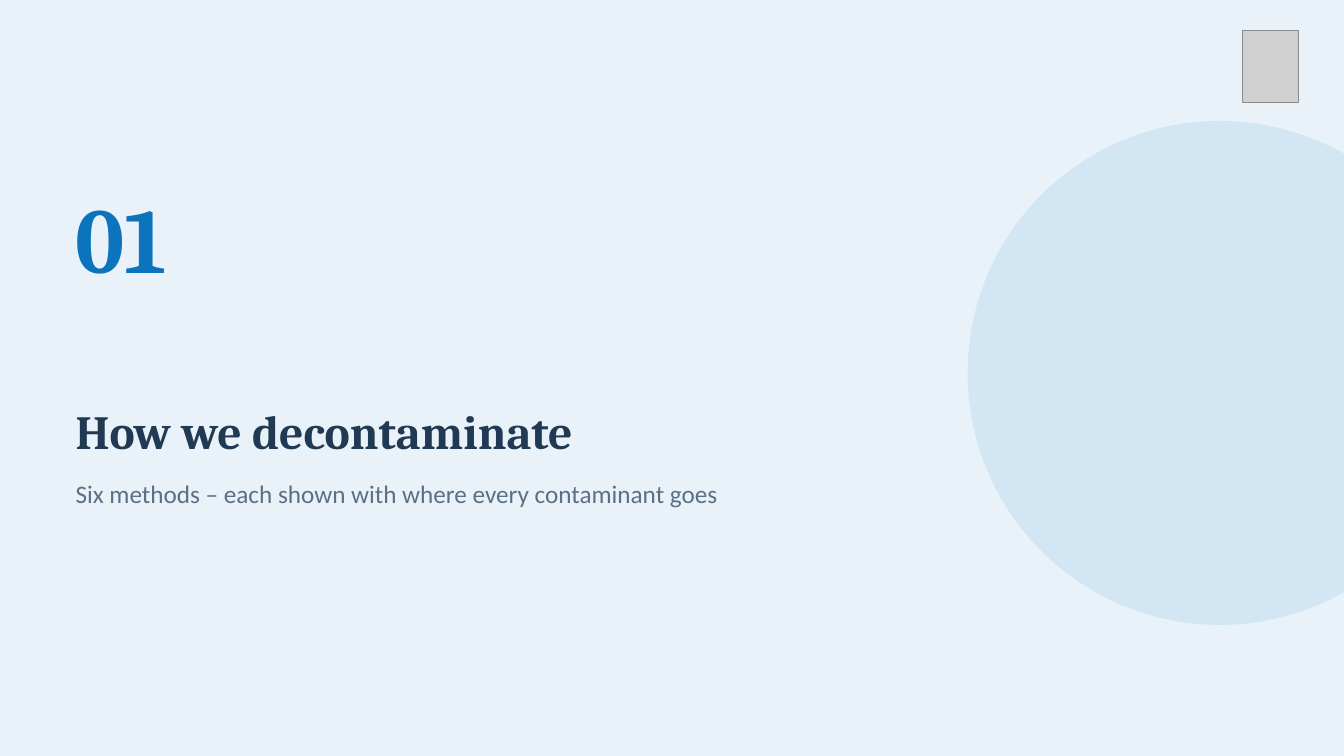
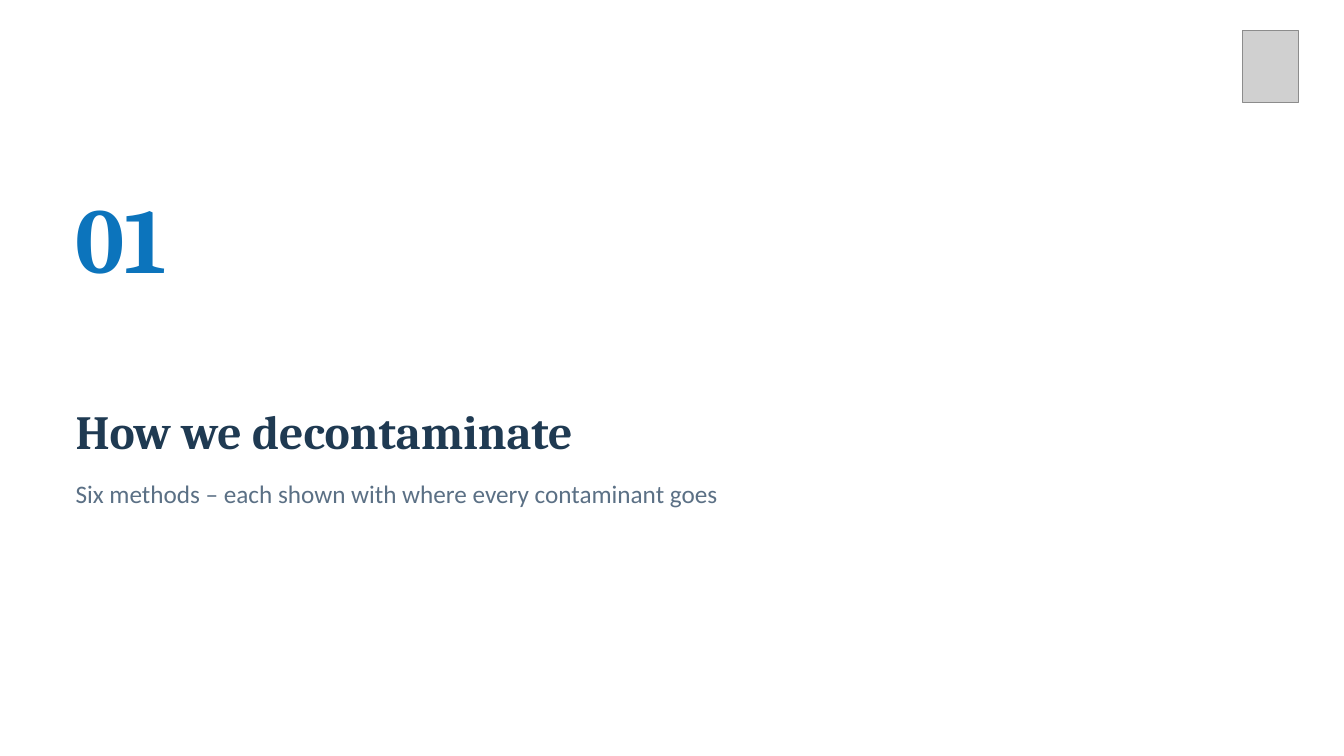
Before and after one commit to mail2ibrahim87/Private, a slide deck: slide 11 of presentations/decontamination/Delight_Decontamination_Combined.pptx. Drawn at 1344x756 pixels with LibreOffice and Linux fonts; fonts in the diff are those of the drawing; grey boxes stand for pictures; background and template pictures are left out. Boxes give left, top, right and bottom in pixels: in the first picture for what was removed or moved away, otherwise in the second. Text is boxed around its words. In the diff, an @@ line names an element or a change of style, - is before the commit and + after.

```diff
--- a/presentations/decontamination/Delight_Decontamination_Combined.pptx
+++ b/presentations/decontamination/Delight_Decontamination_Combined.pptx
@@ background #E9F2F9 to picture (left out) @@
@@ ellipse removed at (x1=968, y1=121, x2=1344, y2=625) @@
```
Also in this commit, not shown: 3 other slides changed, 2 other files.
